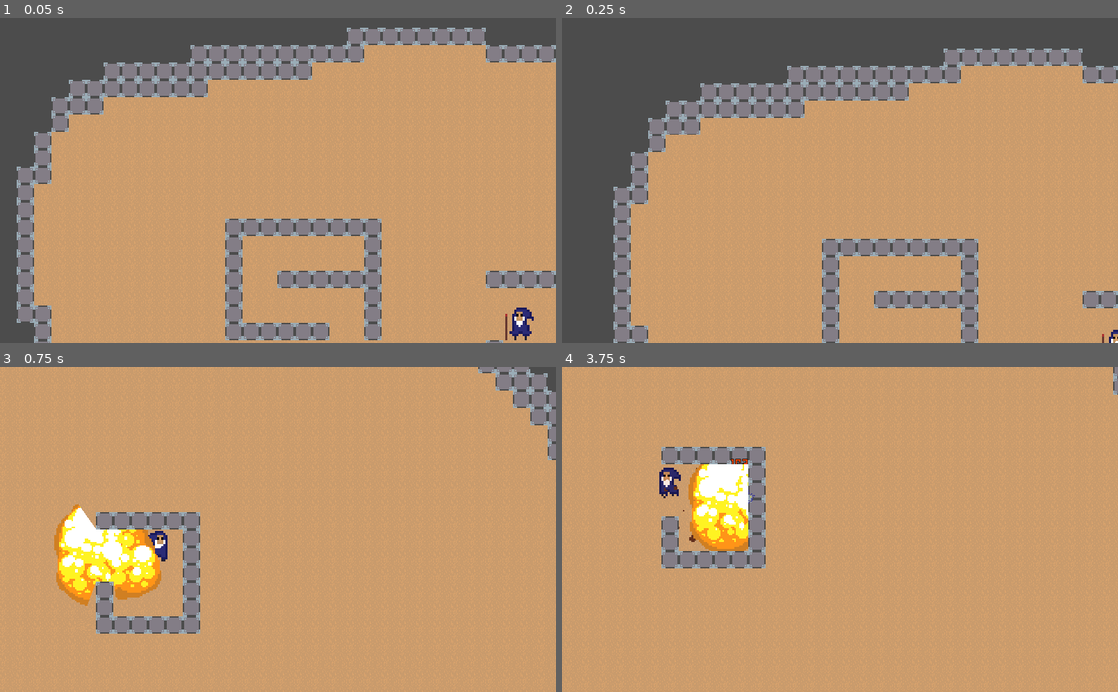
Above: before the commit, frames 1-4 (two rows, left to right).
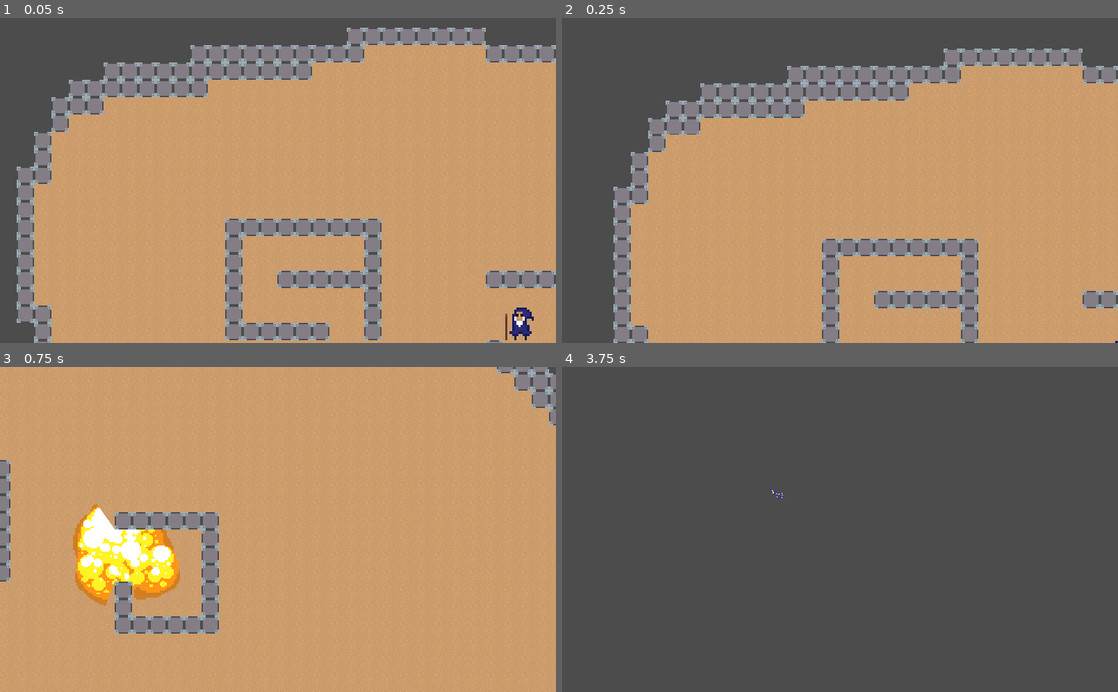
Above: after the commit, the same moments.

Repository: Magorx/olanir-cast
Game: Godot game, scene res://Main.tscn
Same seed, same stepped clock (60 frames per second), same inputs: the game is played once before the commit and once after it.
Inputs (mouse positions are in pixels of both pictures, inside the frame that each line leads up to):
- Up to frame 1 (0.05 s): no input
- Up to frame 2 (0.25 s): no input
- Up to frame 3 (0.75 s): move the mouse to (400, 513) at 0.52 s; press the mouse at (400, 513) at 0.53 s; hold D (move_right) from 0.53 s (still down)
- Up to frame 4 (3.75 s): move the mouse to (728, 545) at 1.27 s; release D (move_right) at 1.28 s; release the mouse at (728, 545) at 1.28 s; hold S (move_down) 1.28-2.03 s; click (728, 545) at 1.35 s; move the mouse to (895, 458) at 2.02 s; press the mouse at (895, 458) at 2.03 s; hold D (move_right) 2.03-2.78 s; move the mouse to (812, 594) at 2.77 s; release the mouse at (812, 594) at 2.78 s; hold W (move_up) 2.78-3.53 s; click (812, 594) at 2.85 s; move the mouse to (1006, 578) at 3.52 s; press the mouse at (1006, 578) at 3.53 s; hold A (move_left) from 3.53 s (still down)

Frame 1 is identical in both runs. In frame 2, less than 0.1% of the frame differs, in the area x 97-100%, y 95-100%; in frame 3, 8.6%; in frame 4, 99%, in the area x 0-100%, y 0-100%.

Commit message:
spawn and death states added, textures fixed

Diff:
--- a/src/Main.gd
+++ b/src/Main.gd
@@ -11,6 +11,9 @@
     randomize()
     $Controller.set_controlled($Wizard)
 
+    yield($StartTimer, "timeout")
+    $Wizard.set_state("spawning")
+
 
 # Called every frame. 'delta' is the elapsed time since the previous frame.
 #func _process(delta):
--- a/src/Main.tscn
+++ b/src/Main.tscn
@@ -25,4 +25,10 @@
 format = 1
 tile_data = PoolIntArray( -1048586, -1073741823, 0, -1048585, -1073741823, 0, -1048584, -1073741823, 0, -1048583, -1073 …(43854 unchanged characters)…
 
-[node name="Wizard" parent="." instance=ExtResource( 1 )]
+[node name="Wizard" parent="." groups=["units"] instance=ExtResource( 1 )]
+collision_mask = 529
+
+[node name="StartTimer" type="Timer" parent="."]
+wait_time = 0.2
+one_shot = true
+autostart = true
--- a/src/area_effect/AreaEffect.gd
+++ b/src/area_effect/AreaEffect.gd
@@ -46,7 +46,7 @@
 
 var Dot = preload("res://WhiteDot.tscn")
 
-func get_overlapping_bodies(target_teams_only=true, ignore_obstacles=false):
+func get_overlapping_bodies(target_teams_only=true, force_ignore_obstacles=false):
     var bodies = .get_overlapping_bodies()
 
     var team_filtered_bodies = []
@@ -59,13 +59,11 @@
         team_filtered_bodies = bodies
 
 
-    if ignores_obstacles:
-        return bodies
+    if ignores_obstacles or force_ignore_obstacles:
+        return team_filtered_bodies
 
     var ret = []
     for obj in team_filtered_bodies:
-        var dir = obj.position - position
-
         var space_state = get_world_2d().direct_space_state
         var intersection = space_state.intersect_ray(position, obj.position)
 
--- a/src/creature/Creature.gd
+++ b/src/creature/Creature.gd
@@ -4,8 +4,14 @@
 class_name Creature
 
 
+signal death
+signal spawn
+
+
 export var cast_radius: int = 32
 
+var is_alive: bool = true
+export var respawnable: bool = false
 
 var DamageNumbersPacked = preload("res://utils/damage_numbers/damage_numbers.tscn")
 
@@ -26,6 +32,9 @@
     states["move"]          = CreatureStateMove         .new(self, funcref(self, "set_state"))
     states["move_release"]  = CreatureStateMoveRelease  .new(self, funcref(self, "set_state"))
     states["move_attack"]   = CreatureStateMoveAttack   .new(self, funcref(self, "set_state"))
+    states["dying"]         = CreatureStateDying        .new(self, funcref(self, "set_state"))
+    states["dead"]          = CreatureStateDead         .new(self, funcref(self, "set_state"))
+    states["spawning"]      = CreatureStateSpawning     .new(self, funcref(self, "set_state"))
 
     set_state("idle")
 
@@ -45,5 +54,11 @@
 
     $ColorModulator.moduate(damage.color, GameInfo.HIT_HIGHLIGHT_TIME)
 
+    if $Stats.hp <= 0:
+        die()
 
-#func
+
+func die():
+    set_state("dying")
+    cur_state.execute(0)
+    pass
--- /dev/null
+++ b/src/creature/states/dead.gd
@@ -0,0 +1,37 @@
+extends UnitState
+
+
+class_name CreatureStateDead
+
+
+func _init(unit_, fref_set_state).(unit_, fref_set_state):
+    pass
+
+
+func execute(_delta):
+    if not executed:
+        unit.visible = false
+        unit.get_node("CollisionShape2D").set_deferred("disabled", true)
+
+
+    .execute(_delta)
+
+
+func can_proc_input() -> bool:
+    return false
+
+
+func can_affect_movement() -> bool:
+    return false
+
+
+func can_move() -> bool:
+    return false
+
+
+func can_cast() -> bool:
+    return false
+
+
+func get_cast_level() -> int:
+    return GameInfo.CASTING_LEVEL_DEAD
--- /dev/null
+++ b/src/creature/states/dying.gd
@@ -0,0 +1,54 @@
+extends UnitState
+
+
+class_name CreatureStateDying
+
+
+func _init(unit_, fref_set_state).(unit_, fref_set_state):
+    pass
+
+
+func execute(_delta):
+    unit.velocity = lerp(unit.velocity, Vector2(0, 0), 0.2)
+
+    if not executed:
+        unit.get_node("AnimatedSprite").play("dying")
+
+        unit.is_alive = false
+
+        unit.emit_signal("death")
+
+        if not unit.respawnable:
+            unit.queue_free()
+
+        print((unit.get_node("AnimatedSprite") as AnimatedSprite).emit_signal("animation_finished"))
+        unit.get_node("AnimatedSprite").connect("animation_finished", self, "next_state")
+
+    .execute(_delta)
+
+
+
+func next_state():
+    unit.get_node("AnimatedSprite").disconnect("animation_finished", self, "next_state")
+
+    set_state.call_func("dead")
+
+
+func can_proc_input() -> bool:
+    return false
+
+
+func can_affect_movement() -> bool:
+    return false
+
+
+func can_move() -> bool:
+    return false
+
+
+func can_cast() -> bool:
+    return false
+
+
+func get_cast_level() -> int:
+    return GameInfo.CASTING_LEVEL_DEAD
--- /dev/null
+++ b/src/creature/states/spawning.gd
@@ -0,0 +1,49 @@
+extends UnitState
+
+
+class_name CreatureStateSpawning
+
+
+func _init(unit_, fref_set_state).(unit_, fref_set_state):
+    pass
+
+
+func execute(_delta):
+    if not executed:
+        unit.get_node("AnimatedSprite").play("spawning")
+
+        unit.is_alive = true
+        unit.visible = true
+        unit.get_node("CollisionShape2D").set_deferred("disabled", false)
+
+        unit.emit_signal("spawn")
+
+        unit.get_node("AnimatedSprite").connect("animation_finished", self, "next_state")
+
+    .execute(_delta)
+
+
+func next_state():
+    unit.get_node("AnimatedSprite").disconnect("animation_finished", self, "next_state")
+
+    set_state.call_func("idle")
+
+
+func can_proc_input() -> bool:
+    return false
+
+
+func can_affect_movement() -> bool:
+    return false
+
+
+func can_move() -> bool:
+    return false
+
+
+func can_cast() -> bool:
+    return false
+
+
+func get_cast_level() -> int:
+    return GameInfo.CASTING_LEVEL_DEAD
--- a/src/game_info/GameInfo.gd
+++ b/src/game_info/GameInfo.gd
@@ -11,6 +11,7 @@
 const CASTING_LEVEL_DEFAULT = 5
 const CASTING_LEVEL_MOVE_RELEASE_ATTACK = 4
 const CASTING_LEVEL_MOVE = 3
+const CASTING_LEVEL_DEAD = 0
 
 
 const HIT_HIGHLIGHT_TIME = 0.75
--- a/src/magic/rune/collection/rune_spawn_projectile.gd
+++ b/src/magic/rune/collection/rune_spawn_projectile.gd
@@ -26,7 +26,7 @@
 
     var shift = Vector2(0, 0)
     if caster.position == cast_position:
-        shift = shift_projectile_from_caster(proj)
+        shift = shift_projectile_from_caster()
 
     caster.get_parent().add_child(proj)
 
@@ -63,7 +63,7 @@
     pass
 
 
-func shift_projectile_from_caster(proj):
+func shift_projectile_from_caster():
     var shift = cast_direction * (caster.cast_radius + proj.safecast_shift * 2 + 1)
 
     var dot = caster.direction.dot(caster.actual_velocity.normalized())
--- a/src/project.godot
+++ b/src/project.godot
@@ -20,6 +20,16 @@
 "path": "res://creature/Creature.gd"
 }, {
 "base": "UnitState",
+"class": "CreatureStateDead",
+"language": "GDScript",
+"path": "res://creature/states/dead.gd"
+}, {
+"base": "UnitState",
+"class": "CreatureStateDying",
+"language": "GDScript",
+"path": "res://creature/states/dying.gd"
+}, {
+"base": "UnitState",
 "class": "CreatureStateIdle",
 "language": "GDScript",
 "path": "res://creature/states/idle.gd"
@@ -38,6 +48,11 @@
 "class": "CreatureStateMoveRelease",
 "language": "GDScript",
 "path": "res://creature/states/move_release.gd"
+}, {
+"base": "UnitState",
+"class": "CreatureStateSpawning",
+"language": "GDScript",
+"path": "res://creature/states/spawning.gd"
 }, {
 "base": "Reference",
 "class": "Damage",
@@ -102,10 +117,13 @@
 _global_script_class_icons={
 "AreaEffect": "",
 "Creature": "",
+"CreatureStateDead": "",
+"CreatureStateDying": "",
 "CreatureStateIdle": "",
 "CreatureStateMove": "",
 "CreatureStateMoveAttack": "",
 "CreatureStateMoveRelease": "",
+"CreatureStateSpawning": "",
 "Damage": "",
 "DamageNumber": "",
 "Projectile": "",
--- a/src/unit/Unit.gd
+++ b/src/unit/Unit.gd
@@ -93,7 +93,7 @@
     cur_state = state
     cur_state.activate()
 
-#    print("new active state is [", name, "]")
+    print("new active state is [", name, "]")
 
 
 func init_states():
--- a/src/utils/controller/ControllerCamera2D.gd
+++ b/src/utils/controller/ControllerCamera2D.gd
@@ -22,7 +22,7 @@
     pass
 
 
-func magnitize_camera(unit, delta):
+func magnitize_camera(unit, _delta):
     var mouse_pos = get_global_mouse_position()
     var unit_pos = unit.position
 
--- a/src/wizard.tscn
+++ b/src/wizard.tscn
@@ -17,7 +17,25 @@
 [ext_resource path="res://resources/texture/wizard/move/release/3.png" type="Texture" id=15]
 [ext_resource path="res://resources/texture/wizard/move/release/4.png" type="Texture" id=16]
 [ext_resource path="res://resources/texture/wizard/move/attack/3.png" type="Texture" id=17]
-[ext_resource path="res://WhiteDot.tscn" type="PackedScene" id=18]
+[ext_resource path="res://resources/texture/wizard/spawning/8.png" type="Texture" id=18]
+[ext_resource path="res://resources/texture/wizard/dying/3.png" type="Texture" id=19]
+[ext_resource path="res://resources/texture/wizard/dying/6.png" type="Texture" id=20]
+[ext_resource path="res://resources/texture/wizard/dying/7.png" type="Texture" id=21]
+[ext_resource path="res://resources/texture/wizard/spawning/3.png" type="Texture" id=22]
+[ext_resource path="res://resources/texture/wizard/spawning/9.png" type="Texture" id=23]
+[ext_resource path="res://resources/texture/wizard/dying/5.png" type="Texture" id=24]
+[ext_resource path="res://resources/texture/wizard/dying/2.png" type="Texture" id=25]
+[ext_resource path="res://resources/texture/wizard/dying/4.png" type="Texture" id=26]
+[ext_resource path="res://resources/texture/wizard/dying/1.png" type="Texture" id=27]
+[ext_resource path="res://resources/texture/wizard/spawning/7.png" type="Texture" id=28]
+[ext_resource path="res://resources/texture/wizard/spawning/5.png" type="Texture" id=29]
+[ext_resource path="res://resources/texture/wizard/spawning/4.png" type="Texture" id=30]
+[ext_resource path="res://resources/texture/wizard/spawning/6.png" type="Texture" id=31]
+[ext_resource path="res://resources/texture/wizard/spawning/1.png" type="Texture" id=32]
+[ext_resource path="res://resources/texture/wizard/spawning/2.png" type="Texture" id=33]
+[ext_resource path="res://resources/texture/wizard/spawning/10.png" type="Texture" id=34]
+[ext_resource path="res://resources/texture/wizard/spawning/11.png" type="Texture" id=35]
+[ext_resource path="res://resources/texture/wizard/spawning/12.png" type="Texture" id=36]
 
 [sub_resource type="SpriteFrames" id=1]
 animations = [ {
@@ -26,32 +44,41 @@
 "name": "idle",
 "speed": 5.0
 }, {
+"frames": [ ExtResource( 2 ), ExtResource( 5 ), ExtResource( 11 ), ExtResource( 12 ) ],
+"loop": true,
+"name": "move",
+"speed": 8.0
+}, {
 "frames": [ ExtResource( 3 ), ExtResource( 4 ), ExtResource( 15 ), ExtResource( 16 ) ],
 "loop": true,
 "name": "move_release",
 "speed": 16.0
 }, {
-"frames": [ ExtResource( 2 ), ExtResource( 5 ), ExtResource( 11 ), ExtResource( 12 ) ],
-"loop": true,
-"name": "move",
-"speed": 8.0
-}, {
 "frames": [ ExtResource( 9 ), ExtResource( 10 ), ExtResource( 17 ) ],
 "loop": true,
 "name": "move_attack",
 "speed": 12.0
+}, {
+"frames": [ ExtResource( 27 ), ExtResource( 25 ), ExtResource( 19 ), ExtResource( 26 ), ExtResource( 24 ), ExtResource( 20 ), ExtResource( 21 ) ],
+"loop": true,
+"name": "dying",
+"speed": 6.5
+}, {
+"frames": [ ExtResource( 32 ), ExtResource( 33 ), ExtResource( 22 ), ExtResource( 30 ), ExtResource( 29 ), ExtResource( 31 ), ExtResource( 28 ), ExtResource( 18 ), ExtResource( 23 ), ExtResource( 34 ), ExtResource( 35 ), ExtResource( 36 ) ],
+"loop": true,
+"name": "spawning",
+"speed": 6.5
 } ]
 
 [node name="Wizard" instance=ExtResource( 1 )]
 script = ExtResource( 8 )
+respawnable = true
 
 [node name="AnimatedSprite" parent="." index="1"]
 scale = Vector2( 4, 4 )
 frames = SubResource( 1 )
-animation = "idle"
+animation = "spawning"
 
 [node name="ReloadTimer" type="Timer" parent="." index="2"]
 wait_time = 0.196
 one_shot = true
-
-[node name="RedDot" parent="." index="5" instance=ExtResource( 18 )]
Binary file added: src/resources/texture/wizard/dying/1.png
Not shown, added: src/resources/texture/wizard/dying/1.png.import
Binary file added: src/resources/texture/wizard/dying/2.png
Not shown, added: src/resources/texture/wizard/dying/2.png.import
Binary file added: src/resources/texture/wizard/dying/3.png
Not shown, added: src/resources/texture/wizard/dying/3.png.import
Binary file added: src/resources/texture/wizard/dying/4.png
Not shown, added: src/resources/texture/wizard/dying/4.png.import
Binary file added: src/resources/texture/wizard/dying/5.png
Not shown, added: src/resources/texture/wizard/dying/5.png.import
Binary file added: src/resources/texture/wizard/dying/6.png
Not shown, added: src/resources/texture/wizard/dying/6.png.import
(and 45 more such lines)
